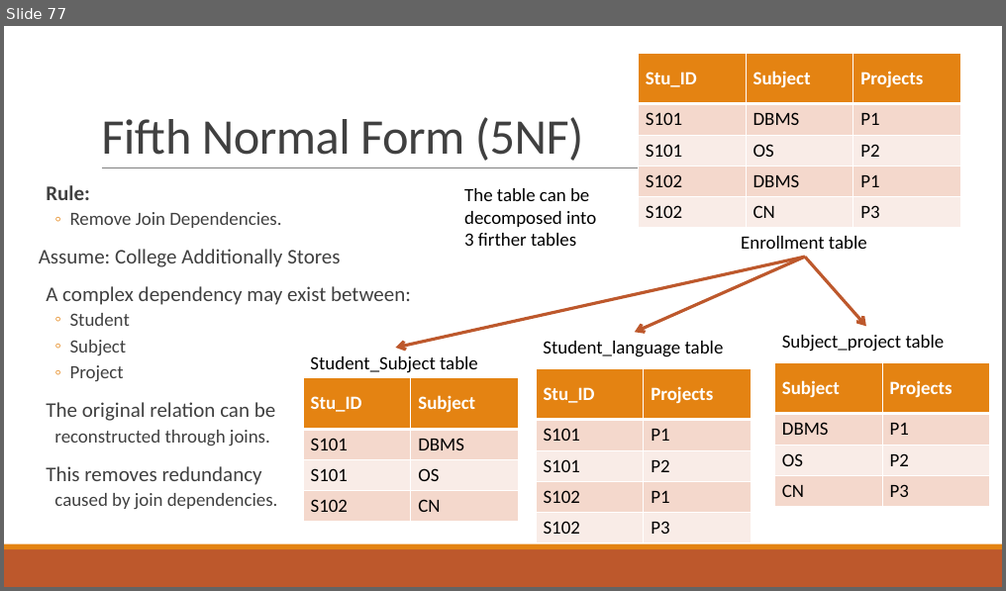
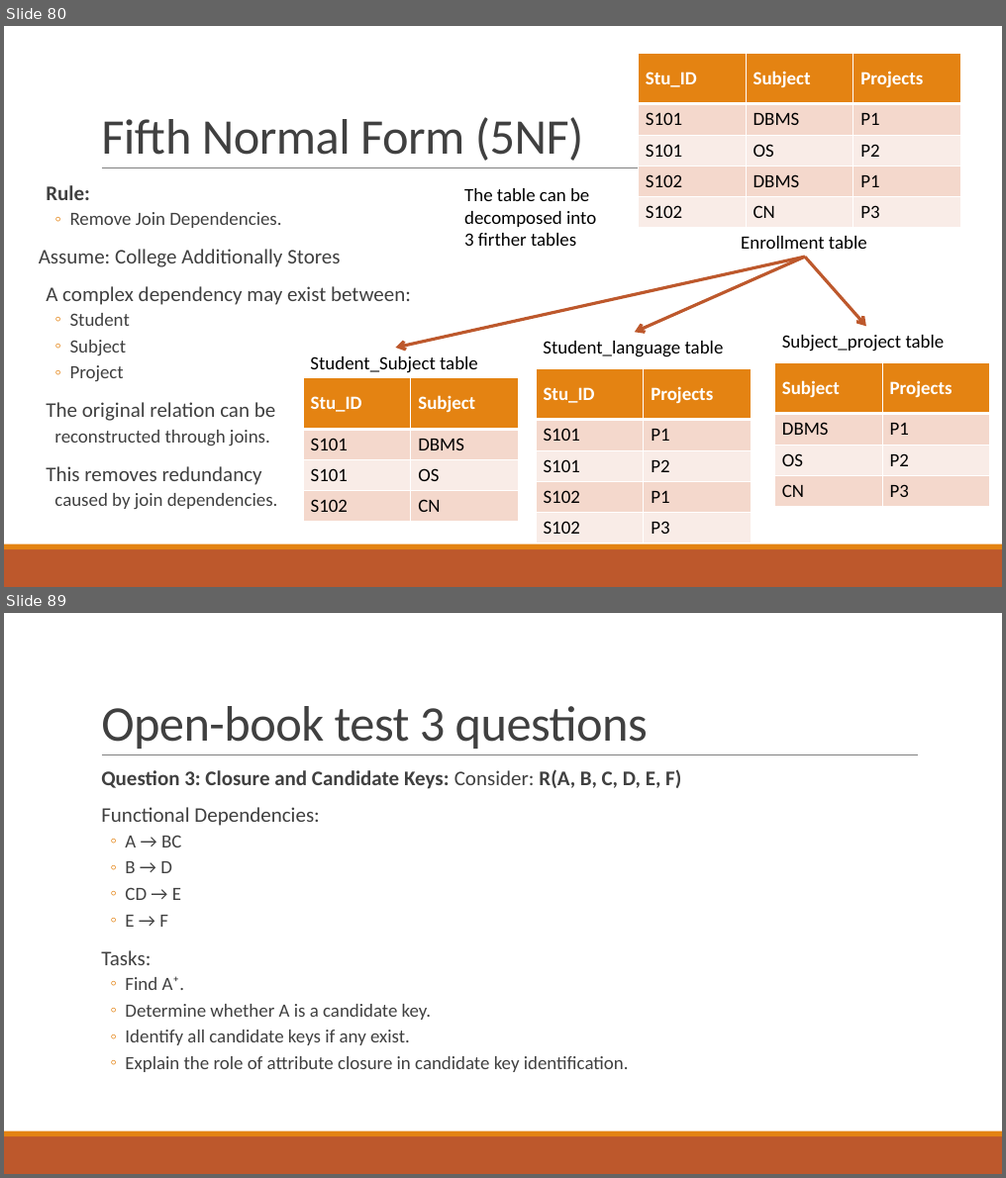
Before and after one commit to GajendraAwasthi/Pokhara-University-BCA-All-Semester-Notes-Codes, a slide deck: BCA 4th Semester/Database Management System/NOTES BY KAPIL/Unit 4 Relational Database Design.pptx. Shown one above the other, each under a label of ours: slide 77 before the commit, slides 80 and 89 after it; the slides between them are not shown. The pictures are 1006x591 and 1006x1178 pixels, drawn with LibreOffice and Linux fonts; fonts in the diff are those of the drawing. Boxes give left, top, right and bottom in pixels: in the first picture for what was removed or moved away, otherwise in the second. Text is boxed around its words. In the diff, an @@ line names an element or a change of style, - is before the commit and + after.

```diff
--- a/BCA 4th Semester/Database Management System/NOTES BY KAPIL/Unit 4 Relational Database Design.pptx
+++ b/BCA 4th Semester/Database Management System/NOTES BY KAPIL/Unit 4 Relational Database Design.pptx
@@ slide 89 added at [4,613,1002,1174], background #FFFFFF; not listed: 3 template elements that a slide beside it also shows @@
@@ title added at [101,706,648,749], 48 pt, text #404040 @@
+Open-book test 3 questions
@@ text added at [101,769,681,1072], 18 pt, text #404040 @@
+  Question 3: Closure and Candidate Keys: Consider: R(A, B, C, D, E, F)
+  Functional Dependencies:
+  ◦ A → BC
+  ◦ B → D
+  ◦ CD → E
+  ◦ E → F
+  Tasks:
+  ◦ Find A⁺.
+  ◦ Determine whether A is a candidate key.
+  ◦ Identify all candidate keys if any exist.
+  ◦ Explain the role of attribute closure in candidate key identification.
@@ what was slide 77 is now slide 80 @@
```
Also in this commit, not shown: 5 slides changed, 12 other slides added, 1 slide removed, 3 other files.
